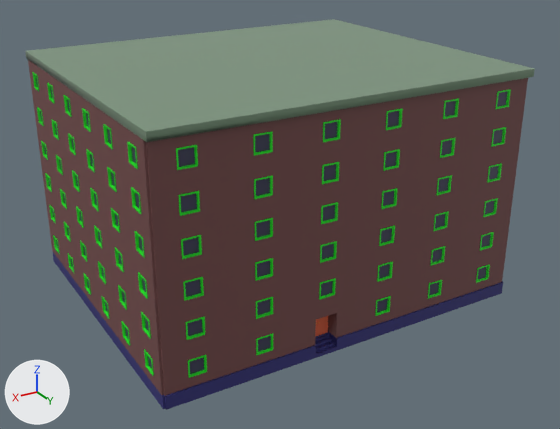
Two versions of the FBX model OSB3D/Assets/Prefabs/Import/Buildings/BCL30_F06_01.fbx, one commit apart.
The view is the same before and after, from a camera (50 mm lens) standing at (67.1, 91.2, 31.1) and looking at (37.3, 41.6, 6.3). Arrows for +X, +Y and +Z are at lower left; the lights stay in place. Where no turn or scale is listed for an object, it has been applied to the vertices.

The first picture shows 'BCL30_F06_01'.
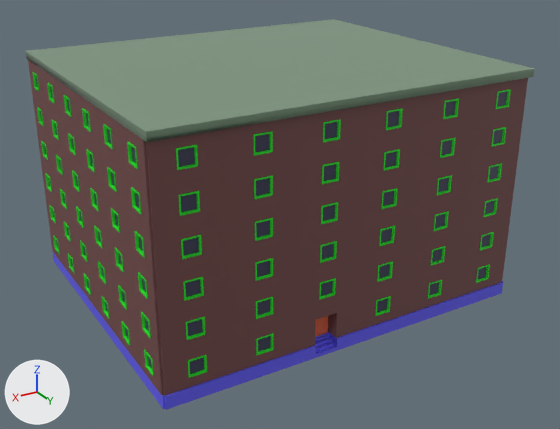
Where the newer file only moved an object's origin or applied its transform, the numbers keep the older frame.

What the commit changed:
Material 'Plinth.004' (mat_plinth_004) changes colour from dark blue #2d2b72 to blue #605cf1; in linear values from (0.0266, 0.0244, 0.168) to (0.117, 0.106, 0.883).

What differs and where, as boxes (x1, y1, x2, y2) in the pictures (560 x 429 px):
'BCL30_F06_01', recoloured
    both: (52, 250, 503, 410)
